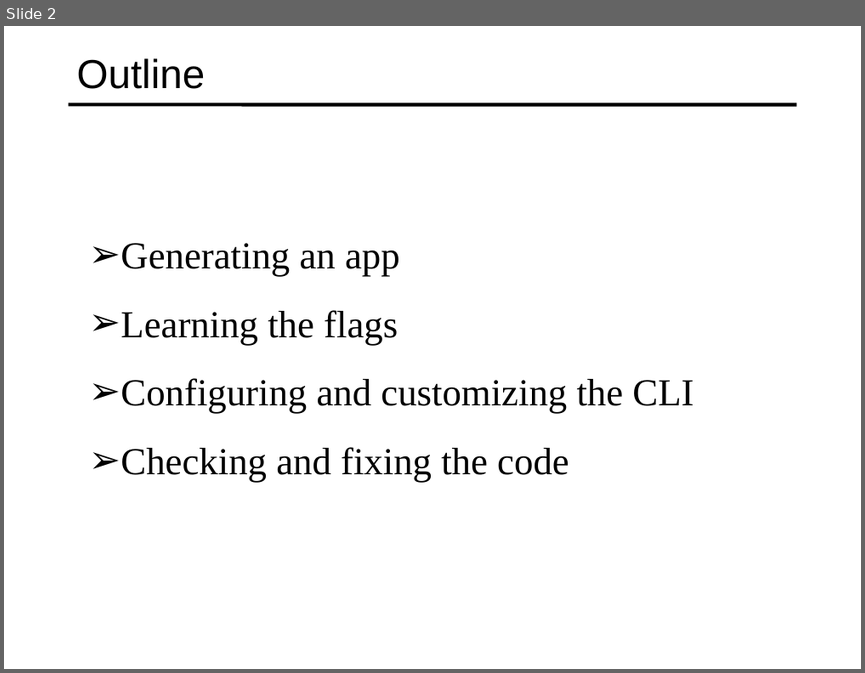
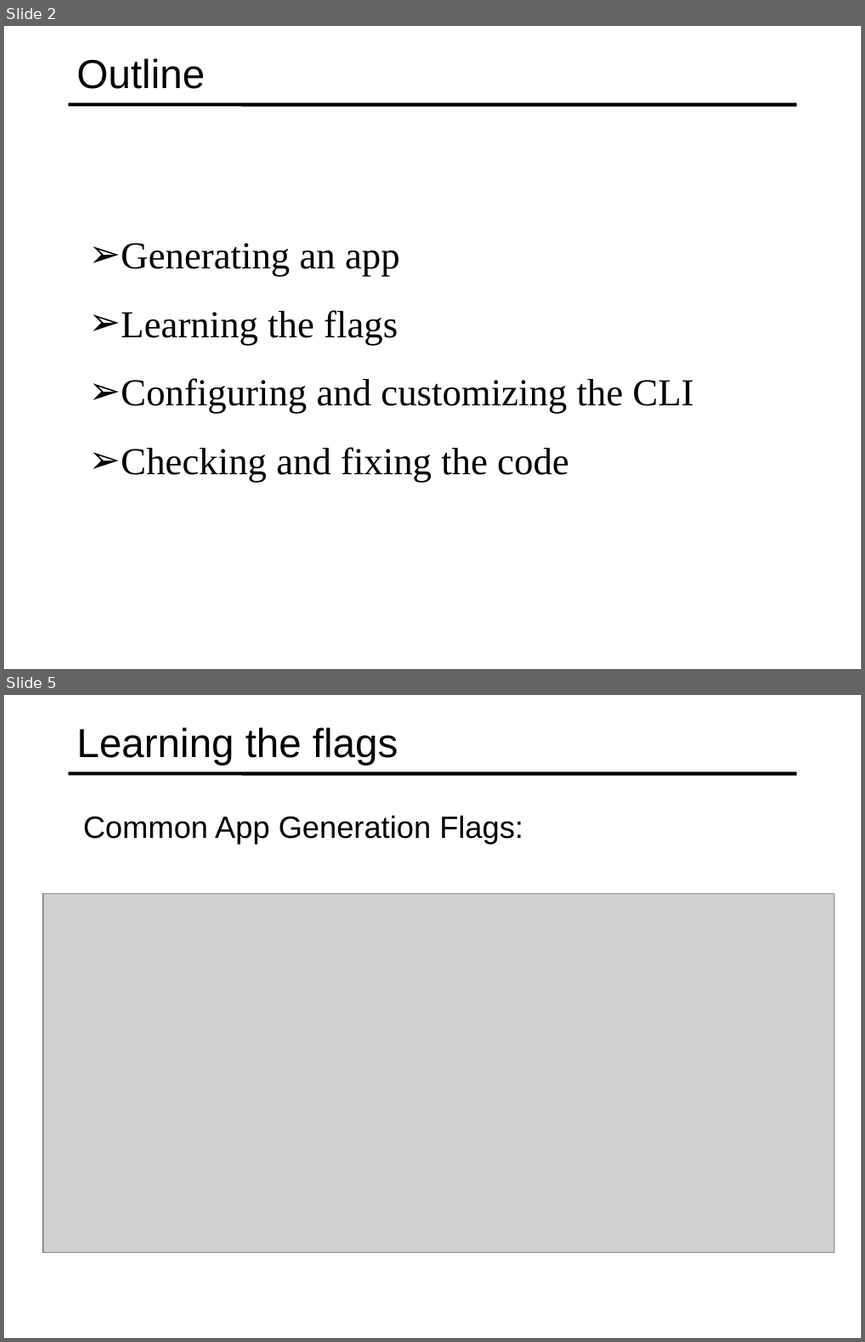
Before and after one commit to specter01wj/Jago_Link_Training, a slide deck: Angular/Angular7/Angular CLI/3.Generating a New Angular Application/L3_Generating a New Angular Application.ppt. Shown one above the other, each under a label of ours: slide 2 before the commit, slides 2 and 5 after it; the slides between them are not shown. The pictures are 865x673 and 865x1342 pixels, drawn with LibreOffice and Linux fonts; fonts in the diff are those of the drawing; grey boxes stand for pictures. Boxes give left, top, right and bottom in pixels: in the first picture for what was removed or moved away, otherwise in the second. Text is boxed around its words. In the diff, an @@ line names an element or a change of style, - is before the commit and + after.

```diff
--- a/Angular/Angular7/Angular CLI/3.Generating a New Angular Application/L3_Generating a New Angular Application.ppt
+++ b/Angular/Angular7/Angular CLI/3.Generating a New Angular Application/L3_Generating a New Angular Application.ppt
@@ slide 5 added at (x1=4, y1=695, x2=861, y2=1338), background #FFFFFF; not listed: 1 template element that a slide beside it also shows @@
@@ title added at (x1=77, y1=727, x2=398, y2=766), 34 pt, text #000000 @@
+Learning the flags
@@ text added at (x1=83, y1=815, x2=523, y2=844), 25.9 pt, text #000000 @@
+  Common App Generation Flags:
@@ picture added at (x1=43, y1=894, x2=834, y2=1253) @@
```
Also in this commit, not shown: 1 slide changed, 8 other slides added, 4 slides removed, 2 other files.
